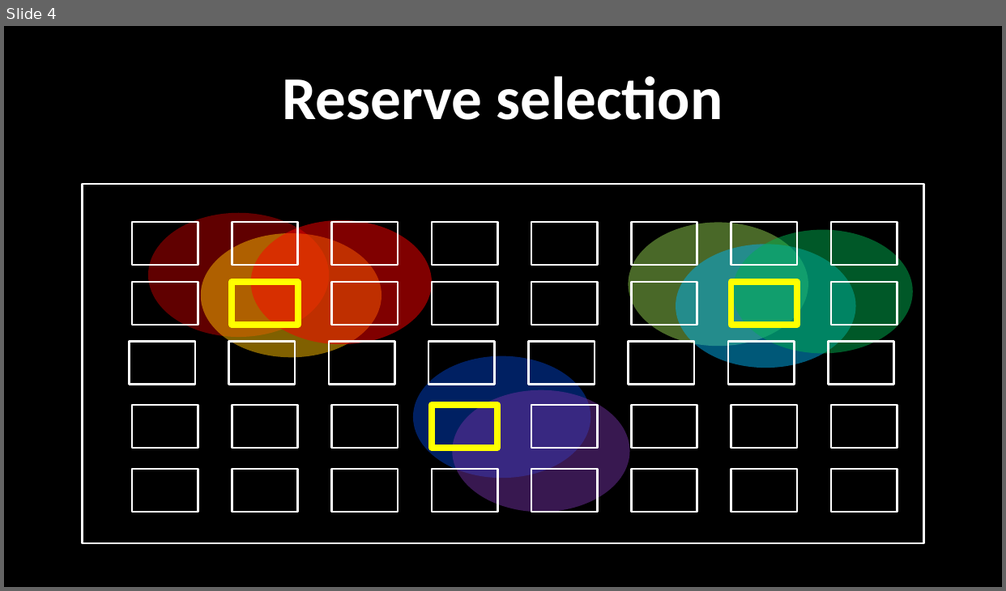
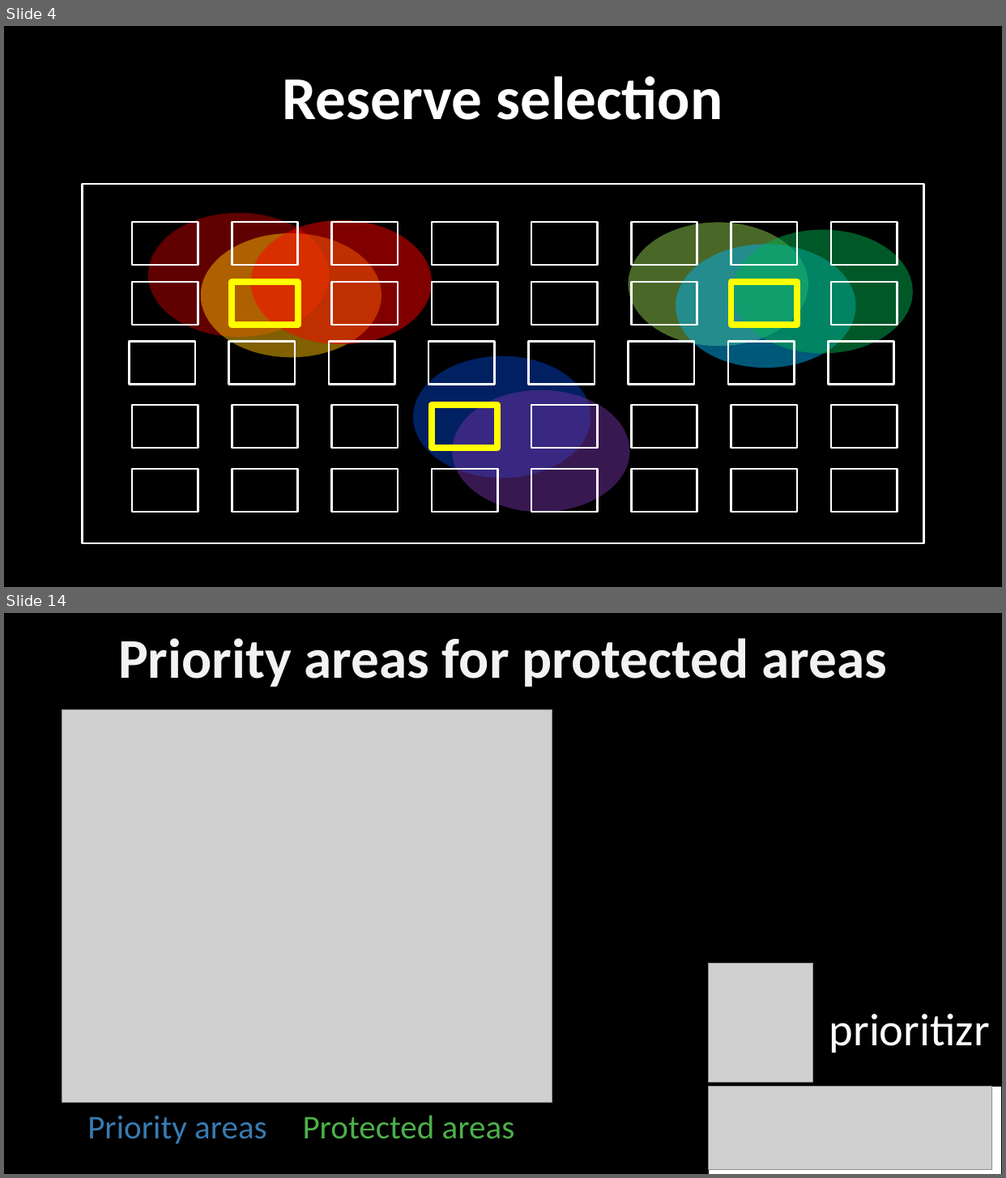
Before and after one commit to jeffreyhanson/abstracts-and-slides, a slide deck: seminars/EEF-presentation-02-08-2019/jeffrey-hanson-eff-slides.pptx. Shown one above the other, each under a label of ours: slide 4 before the commit, slides 4 and 14 after it; the slides between them are not shown. The pictures are 1006x591 and 1006x1178 pixels, drawn with LibreOffice and Linux fonts; fonts in the diff are those of the drawing; grey boxes stand for pictures. Boxes give left, top, right and bottom in pixels: in the first picture for what was removed or moved away, otherwise in the second. Text is boxed around its words. In the diff, an @@ line names an element or a change of style, - is before the commit and + after.

```diff
--- a/seminars/EEF-presentation-02-08-2019/jeffrey-hanson-eff-slides.pptx
+++ b/seminars/EEF-presentation-02-08-2019/jeffrey-hanson-eff-slides.pptx
@@ slide 14 added at (4, 613, 1002, 1174), background #000000 @@
@@ title added at (118, 638, 887, 687), 54 pt, text #F2F2F2, bold @@
+Priority areas for protected areas
@@ picture added at (62, 710, 552, 1102) @@
@@ picture added at (709, 964, 813, 1083) @@
@@ text added at (829, 1014, 990, 1053), 44 pt, text #FFFFFF @@
+prioritizr
@@ rectangle added at (709, 1087, 1001, 1174), fill #FFFFFF @@
@@ picture added at (709, 1087, 991, 1170) @@
@@ text added at (87, 1116, 267, 1144), 32 pt, text #387BB1 @@
+Priority areas
@@ text added at (303, 1115, 515, 1139), 32 pt, text #4DAF4A @@
+Protected areas
```
Also in this commit, not shown: 4 slides changed, 8 other slides added, 5 slides removed.
